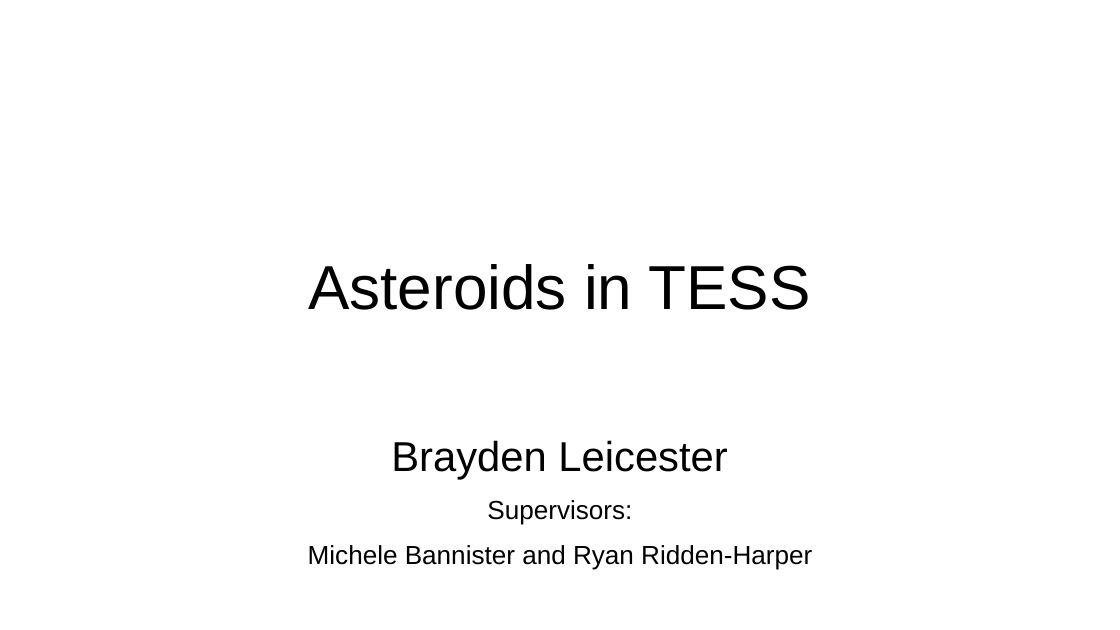
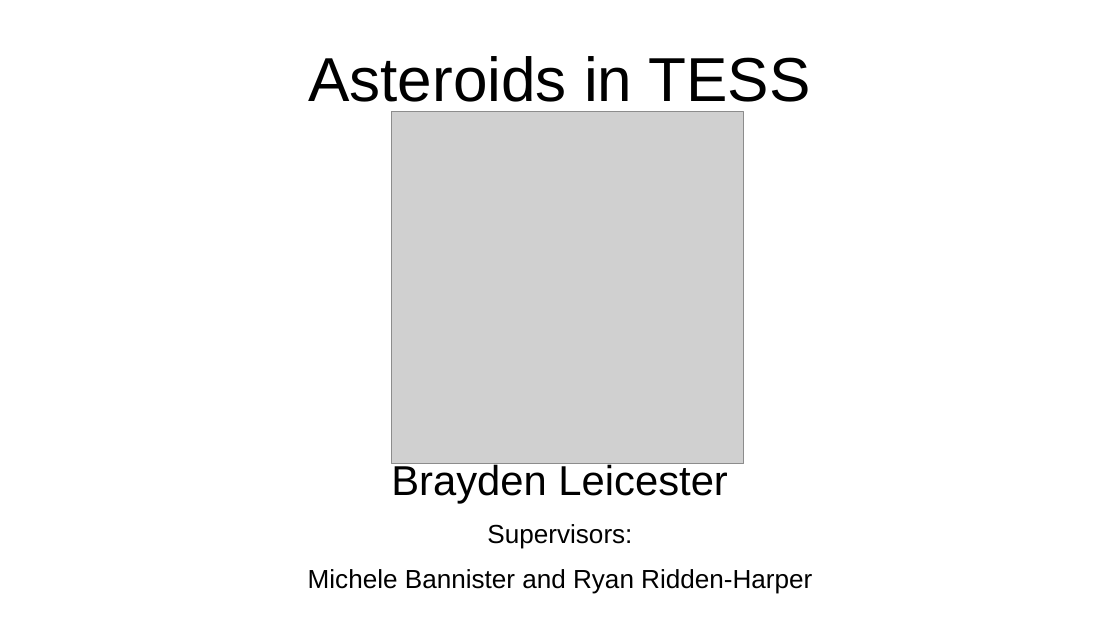
Before and after one commit to ble61/ASTR480, a slide deck: slide 1 of Progress Report/ProgressTalk.odp. Drawn at 1120x630 pixels with LibreOffice and Linux fonts; fonts in the diff are those of the drawing; grey boxes stand for pictures. Boxes give left, top, right and bottom in pixels: in the first picture for what was removed or moved away, otherwise in the second. Text is boxed around its words. In the diff, an @@ line names an element or a change of style, - is before the commit and + after.

```diff
--- a/Progress Report/ProgressTalk.odp
+++ b/Progress Report/ProgressTalk.odp
@@ title "Asteroids in TESS" rewrapped from bbox=[308, 264, 811, 310] to bbox=[308, 56, 811, 112] @@
@@ picture added at bbox=[392, 112, 744, 463] @@
@@ subtitle "Brayden Leicester": place and size @@
-subtitle "Brayden Leicester" at bbox=[308, 440, 812, 570]
+subtitle "Brayden Leicester" at bbox=[308, 462, 812, 594]
```
Also in this commit, not shown: 1 other slide changed, 4 other files.
